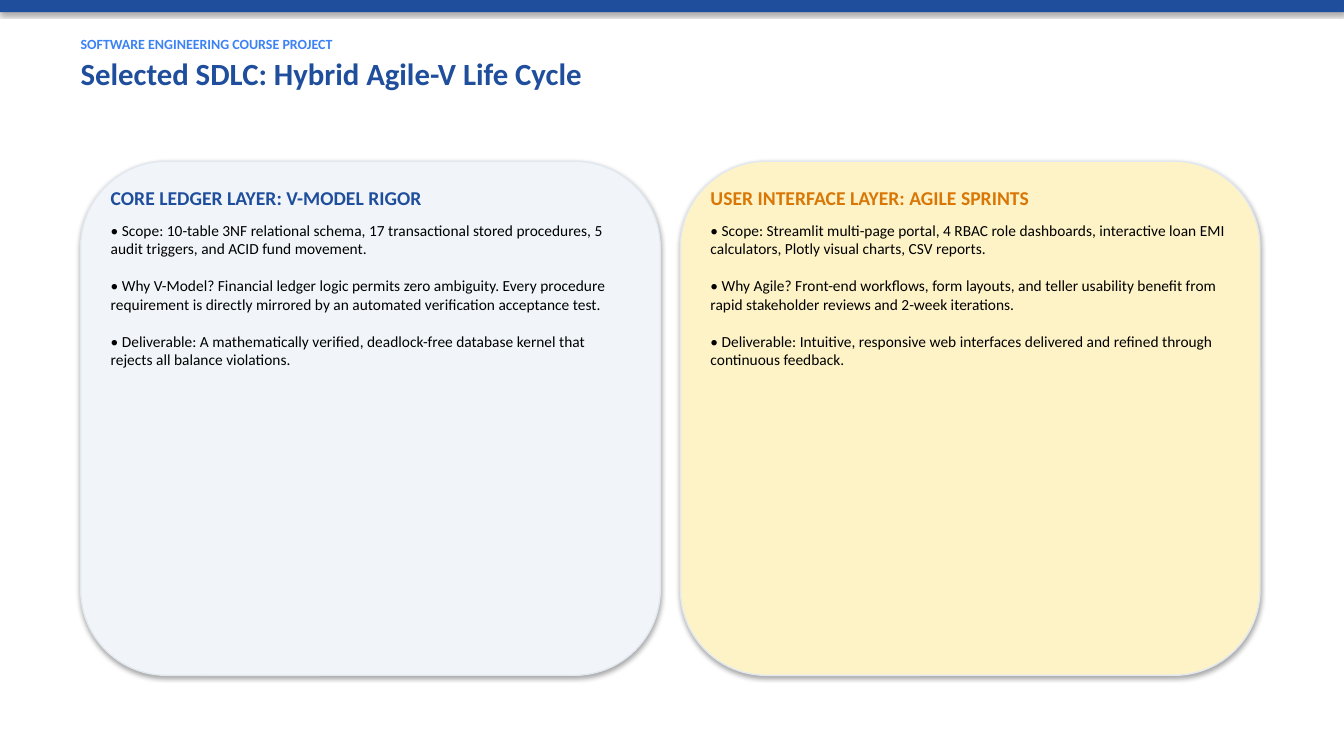
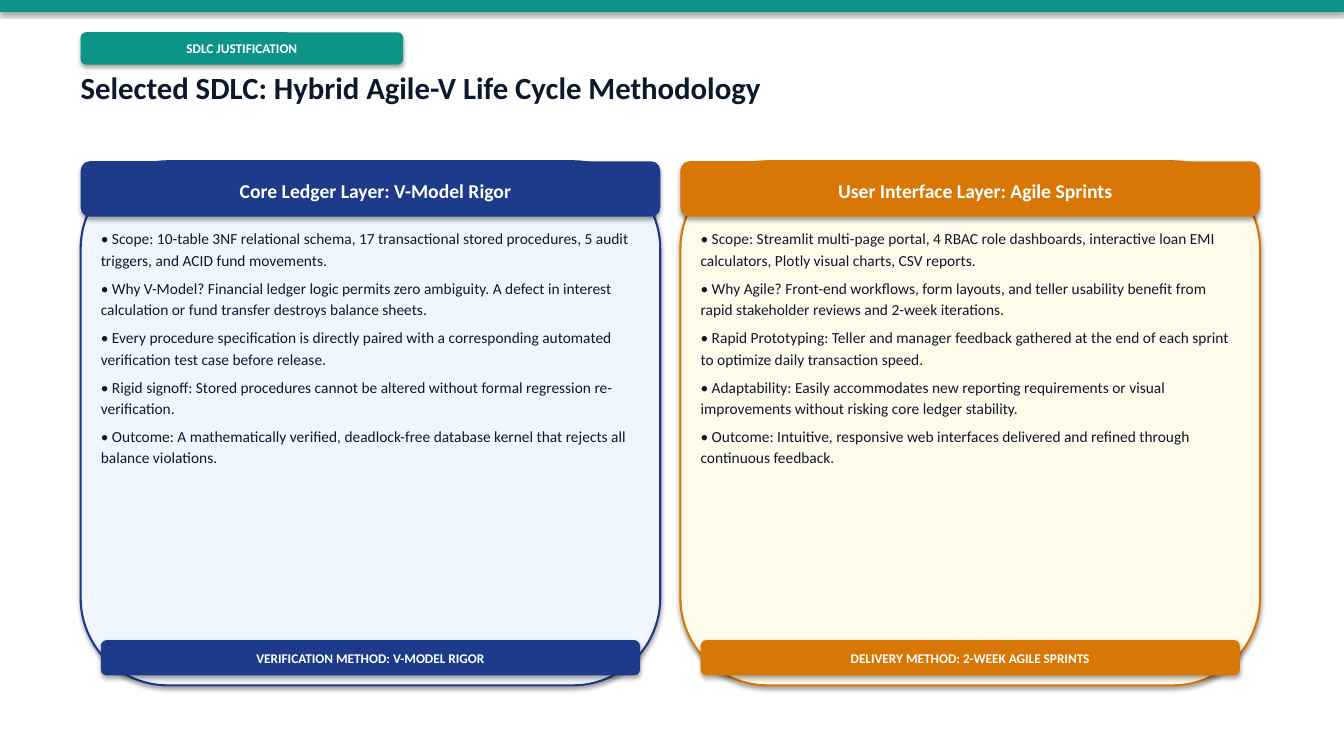
Before and after one commit to shreyasghatekar1-prog/Database-Management-System-Course-Project, a slide deck: slide 10 of Bank_Management_System_Software_Engineering_Presentation.pptx. Drawn at 1344x756 pixels with LibreOffice and Linux fonts; fonts in the diff are those of the drawing. Boxes give left, top, right and bottom in pixels: in the first picture for what was removed or moved away, otherwise in the second. Text is boxed around its words. In the diff, an @@ line names an element or a change of style, - is before the commit and + after.

```diff
--- a/Bank_Management_System_Software_Engineering_Presentation.pptx
+++ b/Bank_Management_System_Software_Engineering_Presentation.pptx
@@ rectangle at bbox=[0, 0, 1344, 12]: fill #1F4E9C to #0D9488 @@
@@ rounded rectangle added at bbox=[81, 32, 403, 65], fill #0D9488, 9.5 pt, text #FFFFFF, bold @@
+SDLC JUSTIFICATION
@@ text at bbox=[81, 77, 760, 105]: text changed; text colour #1F4E9C to #0B192C @@
-SOFTWARE ENGINEERING COURSE PROJECT
-Selected SDLC: Hybrid Agile-V Life Cycle
+Selected SDLC: Hybrid Agile-V Life Cycle Methodology
@@ rounded rectangle: place and size @@
-rounded rectangle at bbox=[81, 161, 660, 676]
+rounded rectangle at bbox=[81, 161, 660, 686]
@@ rounded rectangle at bbox=[81, 161, 660, 686]: fill #F1F5F9 to #EFF6FF; outline #E2E8F0 1 pt to #1E3A8A 1.5 pt @@
@@ rounded rectangle added at bbox=[81, 161, 660, 217], fill #1E3A8A, 14 pt, text #FFFFFF, bold @@
+Core Ledger Layer: V-Model Rigor
@@ rounded rectangle: place and size @@
-rounded rectangle at bbox=[681, 161, 1260, 676]
+rounded rectangle at bbox=[681, 161, 1260, 686]
@@ rounded rectangle at bbox=[681, 161, 1260, 686]: fill #FEF3C7 to #FFFBEB; outline #E2E8F0 1 pt to #D97706 1.5 pt @@
@@ rounded rectangle added at bbox=[681, 161, 1260, 217], fill #D97706, 14 pt, text #FFFFFF, bold @@
+User Interface Layer: Agile Sprints
@@ text at bbox=[101, 233, 628, 463]: text changed; text colour #000000 to #0F172A @@
-CORE LEDGER LAYER: V-MODEL RIGOR
-• Scope: 10-table 3NF relational schema, 17 transactional stored procedures, 5 audit triggers, and ACID fund movement.
-• Why V-Model? Financial ledger logic permits zero ambiguity. Every procedure requirement is directly mirrored by an automated verification acceptance test.
-• Deliverable: A mathematically verified, deadlock-free database kernel that rejects all balance violations.
+• Scope: 10-table 3NF relational schema, 17 transactional stored procedures, 5 audit triggers, and ACID fund movements.
+• Why V-Model? Financial ledger logic permits zero ambiguity. A defect in interest calculation or fund transfer destroys balance sheets.
+• Every procedure specification is directly paired with a corresponding automated verification test case before release.
+• Rigid signoff: Stored procedures cannot be altered without formal regression re-verification.
+• Outcome: A mathematically verified, deadlock-free database kernel that rejects all balance violations.
@@ text at bbox=[701, 233, 1228, 463]: text changed; text colour #000000 to #0F172A @@
-USER INTERFACE LAYER: AGILE SPRINTS
-• Scope: Streamlit multi-page portal, 4 RBAC role dashboards, interactive loan EMI calculators, Plotly visual charts, CSV reports.
-• Why Agile? Front-end workflows, form layouts, and teller usability benefit from rapid stakeholder reviews and 2-week iterations.
-• Deliverable: Intuitive, responsive web interfaces delivered and refined through continuous feedback.
+• Scope: Streamlit multi-page portal, 4 RBAC role dashboards, interactive loan EMI calculators, Plotly visual charts, CSV reports.
+• Why Agile? Front-end workflows, form layouts, and teller usability benefit from rapid stakeholder reviews and 2-week iterations.
+• Rapid Prototyping: Teller and manager feedback gathered at the end of each sprint to optimize daily transaction speed.
+• Adaptability: Easily accommodates new reporting requirements or visual improvements without risking core ledger stability.
+• Outcome: Intuitive, responsive web interfaces delivered and refined through continuous feedback.
@@ rounded rectangle added at bbox=[101, 640, 640, 676], fill #1E3A8A, 9.5 pt, text #FFFFFF, bold @@
+VERIFICATION METHOD: V-MODEL RIGOR
@@ rounded rectangle added at bbox=[701, 640, 1240, 676], fill #D97706, 9.5 pt, text #FFFFFF, bold @@
+DELIVERY METHOD: 2-WEEK AGILE SPRINTS
```
Also in this commit, not shown: 26 other slides changed, 2 slides added, 2 slides removed, 1 other file.
